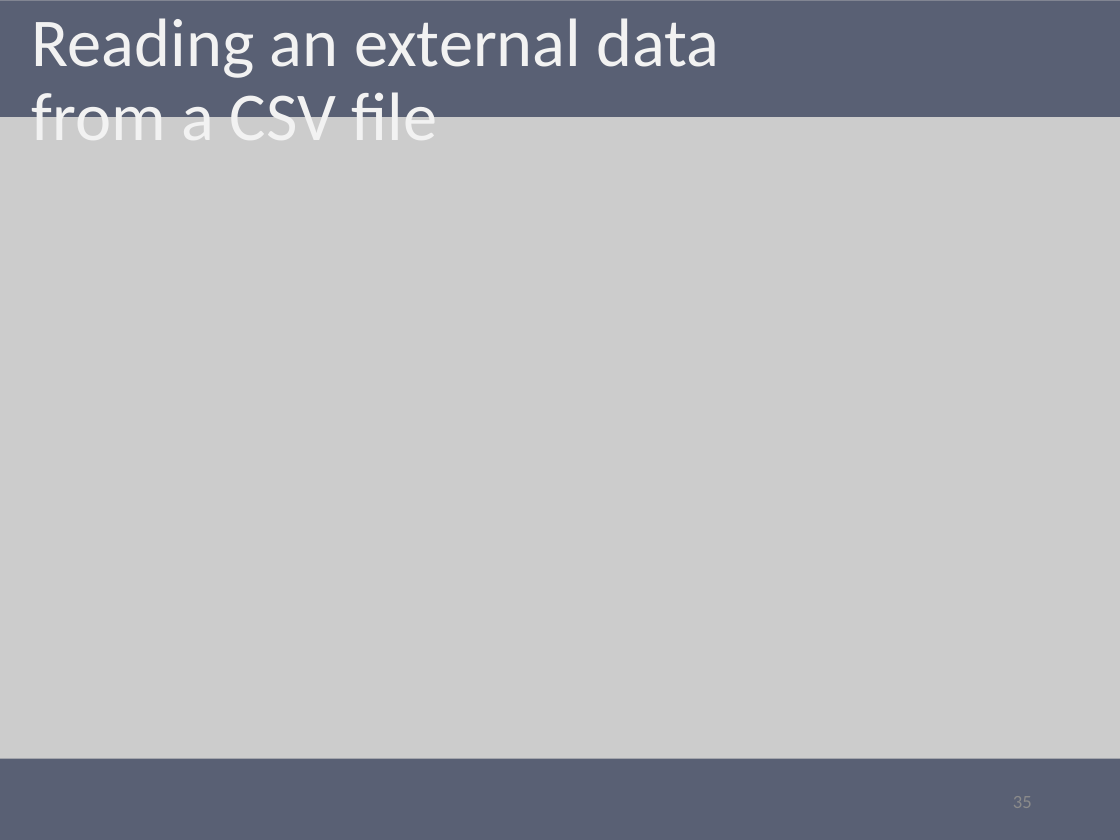
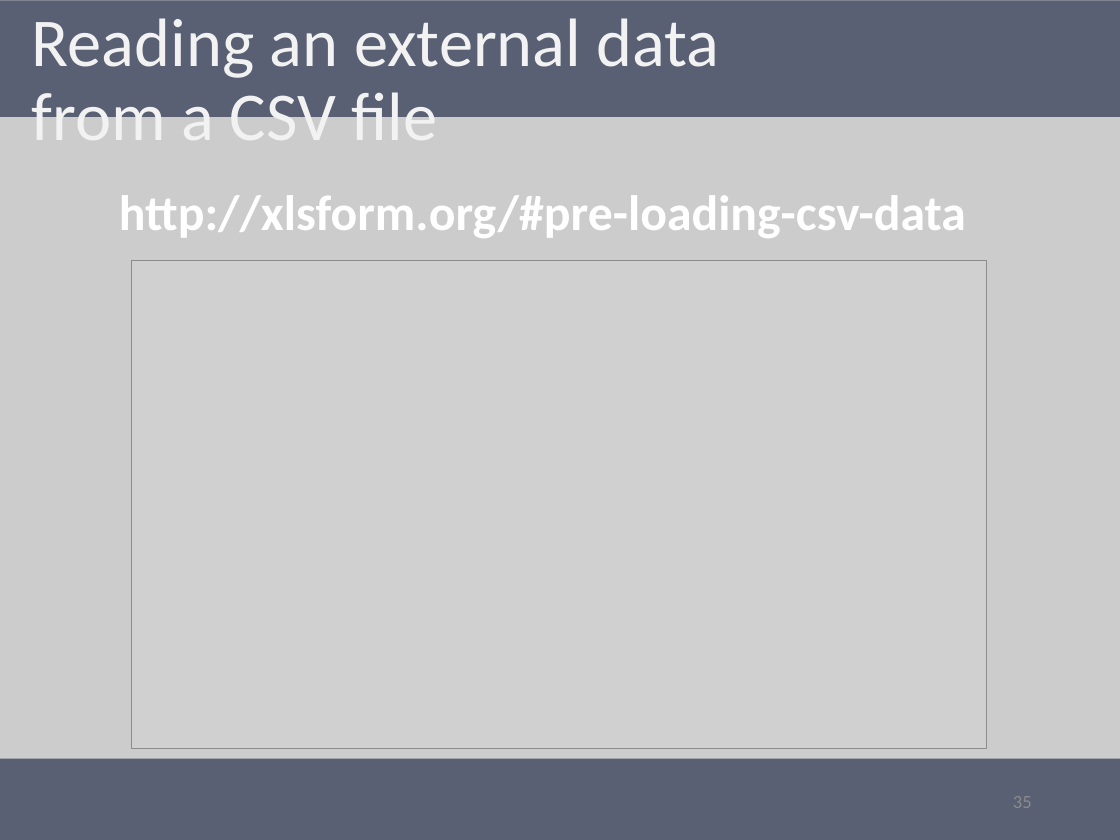
Before and after one commit to fjelltopp/training, a slide deck: slide 35 of xforms/xforms-lecture-madagascar.pptx. Drawn at 1120x840 pixels with LibreOffice and Linux fonts; fonts in the diff are those of the drawing; grey boxes stand for pictures; background and template pictures are left out. Boxes give left, top, right and bottom in pixels: in the first picture for what was removed or moved away, otherwise in the second. Text is boxed around its words. In the diff, an @@ line names an element or a change of style, - is before the commit and + after.

Commit message:
madagascar xforms presentation

```diff
--- a/xforms/xforms-lecture-madagascar.pptx
+++ b/xforms/xforms-lecture-madagascar.pptx
@@ text added at [119, 195, 966, 238], 32 pt, text #FFFFFF, bold @@
+http://xlsform.org/#pre-loading-csv-data
@@ picture added at [131, 260, 987, 748] @@
```
Also in this commit, not shown: 2 other files.
